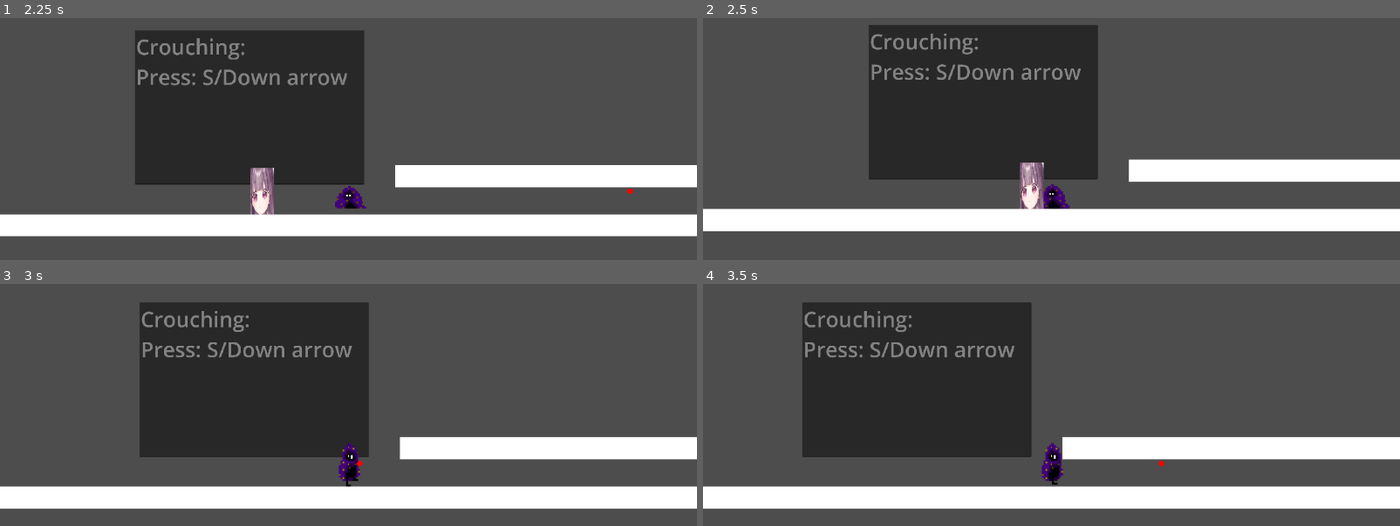
Above: before the commit, frames 1-4 (two rows, left to right).
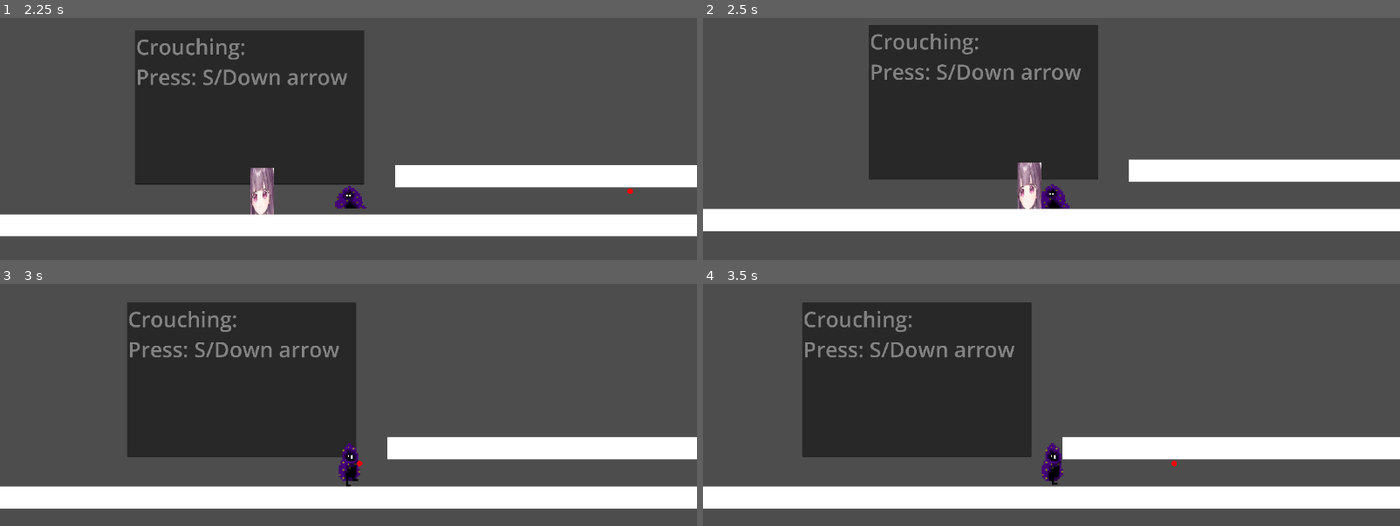
Above: after the commit, the same moments.

Repository: SoopyTM/game-for-people
Game: Godot game, scene res://Temp Assets + Scenes/Testing level.tscn
Two runs of this game, one before a commit and one after it. Both use one fixed random seed, a clock stepped at 60 frames per second and the inputs below.
Inputs:
- Up to frame 1 (2.25 s): hold S (Crouch) 0.53-1.28 s; hold D (Walk_Right) 0.53-2.03 s; tap Space (Jump) at 0.77, 1.52 s; tap Shift (Shoot) at 1.35 s; hold A (Walk_Left) from 2.03 s (still down); hold S (Crouch) from 2.03 s (still down)
- Up to frame 2 (2.5 s): keep holding A (Walk_Left); keep holding S (Crouch)
- Up to frame 3 (3 s): release A (Walk_Left) at 2.78 s; release S (Crouch) at 2.78 s; hold D (Walk_Right) from 2.78 s (still down); tap Shift (Shoot) at 2.85 s
- Up to frame 4 (3.5 s): keep holding D (Walk_Right); tap Space (Jump) at 3.02 s

Frame 1 is identical in both runs. In frame 2, 0.6% of the frame differs, in the area x 24-57%, y 6-80%; in frame 3, 3.7%, in the area x 18-58%, y 7-73%; in frame 4, less than 0.1%.

Commit message:
Updated Enemy_Movement.gd

Diff:
--- a/Scripts/Enemy_Movement.gd
+++ b/Scripts/Enemy_Movement.gd
@@ -4,56 +4,66 @@
 const RUN_SPEED = 550.0
 const GRAVITY = 980.0
 const CHANGE_DIRECTION_INTERVAL = 1.5
+const DAMAGE_AMOUNT = 10.0
+
+@onready var raycast: RayCast2D = $RayCast2D
+@onready var shapeCast: ShapeCast2D = $ShapeCast2D
 
 var direction: Vector2 = Vector2.ZERO
-var time_since_change = 0.0
-var player = null
+var time_since_change: float = 0.0
+var player: Node2D = null
 var health: float = 100.0
-@onready var raycast = $RayCast2D
-@onready var shapeCast = $ShapeCast2D
-var bullet: Area2D
 
 func _ready():
-	randomize()
-	change_direction()
+    randomize()
+    change_direction()
 
 func _physics_process(delta: float) -> void:
-	if shapeCast.is_colliding():
-		var collider = shapeCast.get_collider(0)
-		if collider == player:
-			health -= 10
-		elif collider.is_in_group("enemy"):  # Replace "enemy" with the appropriate group or condition
-			health -= 10
+    handle_collisions()
+    time_since_change += delta
 
-	time_since_change += delta
+    if player:
+        follow_player()
+    else:
+        wander_around(delta)
 
-	if player:
-		raycast.target_position = (player.global_position - global_position).normalized() * raycast.target_position.length()
-	raycast.force_raycast_update()
+    apply_gravity(delta)
+    move_and_slide()
 
-	if raycast.is_colliding() and raycast.get_collider().is_in_group("player"):
-		player = raycast.get_collider()
-	else:
-		player = null
+    if health <= 0:
+        death()
 
-	if player:
-		var direction_to_player = (player.global_position - global_position).normalized()
-		velocity.x = direction_to_player.x * RUN_SPEED
-	else:
-		if time_since_change >= CHANGE_DIRECTION_INTERVAL:
-			change_direction()
-			time_since_change = 0.0
-		velocity.x = direction.x * SPEED
+func handle_collisions():
+    if shapeCast.is_colliding():
+        var collider = shapeCast.get_collider(0)
+        if collider == player or collider.is_in_group("enemy"):
+            take_damage(DAMAGE_AMOUNT)
 
-	velocity.y += GRAVITY * delta
-	move_and_slide()
+    raycast.force_raycast_update()
+    if raycast.is_colliding() and raycast.get_collider().is_in_group("player"):
+        player = raycast.get_collider()
+    else:
+        player = null
 
-	if health <= 0:
-		death()
+func take_damage(amount: float):
+    health -= amount
+
+func follow_player():
+    var direction_to_player: Vector2 = (player.global_position - global_position).normalized()
+    velocity.x = direction_to_player.x * RUN_SPEED
+
+func wander_around(delta: float):
+    if time_since_change >= CHANGE_DIRECTION_INTERVAL:
+        change_direction()
+        time_since_change = 0.0
+    velocity.x = direction.x * SPEED
+
+func apply_gravity(delta: float):
+    velocity.y += GRAVITY * delta
 
 func change_direction():
-	direction.x = randf_range(-1.0, 1.0)
-	direction.y = 0
+    direction.x = randf_range(-1.0, 1.0)
+    direction.y = 0
 
 func death():
-	queue_free()
+    queue_free()
